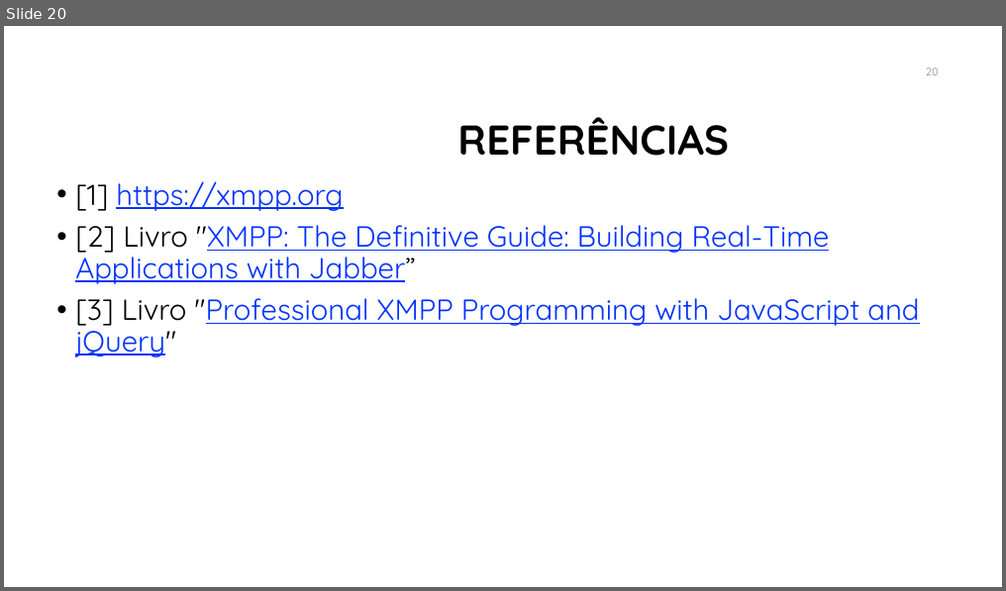
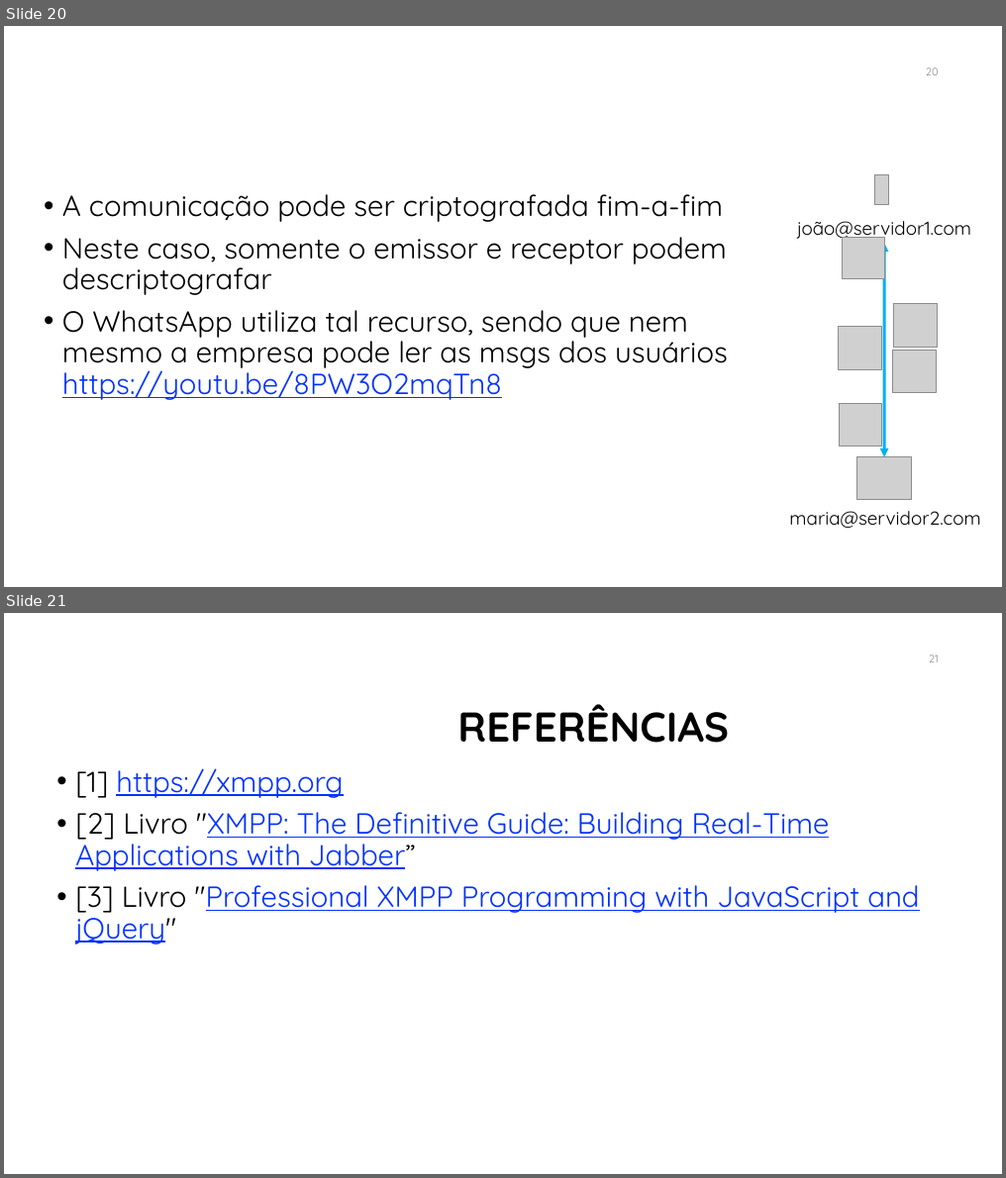
Before and after one commit to manoelcampos/sistemas-distribuidos, a slide deck: projects/03-xmpp/xmpp.pptx. Shown one above the other, each under a label of ours: slide 20 before the commit, slides 20 and 21 after it. The pictures are 1006x591 and 1006x1178 pixels, drawn with LibreOffice and Linux fonts; fonts in the diff are those of the drawing; grey boxes stand for pictures; background and template pictures are left out. Boxes give left, top, right and bottom in pixels: in the first picture for what was removed or moved away, otherwise in the second. Text is boxed around its words. In the diff, an @@ line names an element or a change of style, - is before the commit and + after.

```diff
--- a/projects/03-xmpp/xmpp.pptx
+++ b/projects/03-xmpp/xmpp.pptx
@@ slide 20 added at bbox=[4, 26, 1002, 587], background #FFFFFF @@
@@ title added at bbox=[156, 56, 859, 138], 40 pt, text #FFFFFF, bold @@
+SEGURANÇA
@@ page number added at bbox=[926, 68, 939, 76], 10.5 pt, text #8C8C8C @@
+20
@@ text added at bbox=[62, 194, 728, 400], 28 pt, text #000000 @@
+• A comunicação pode ser criptografada fim-a-fim
+• Neste caso, somente o emissor e receptor podem descriptografar
+• O WhatsApp utiliza tal recurso, sendo que nem mesmo a empresa pode ler as msgs dos usuários https://youtu.be/8PW3O2mqTn8
@@ picture added at bbox=[843, 237, 884, 279] @@
@@ group added at bbox=[789, 174, 980, 528]: 2 pictures, 2 texts, 1 curved double arrow @@
+joão@servidor1.com
+maria@servidor2.com
@@ picture added at bbox=[894, 304, 938, 347] @@
@@ picture added at bbox=[838, 326, 881, 370] @@
@@ picture added at bbox=[893, 350, 936, 393] @@
@@ picture added at bbox=[840, 404, 881, 446] @@
@@ what was slide 20 is now slide 21 @@
@@ page number at bbox=[929, 655, 939, 663]: text changed @@
-20
+21
```
Also in this commit, not shown: 6 slides changed.
